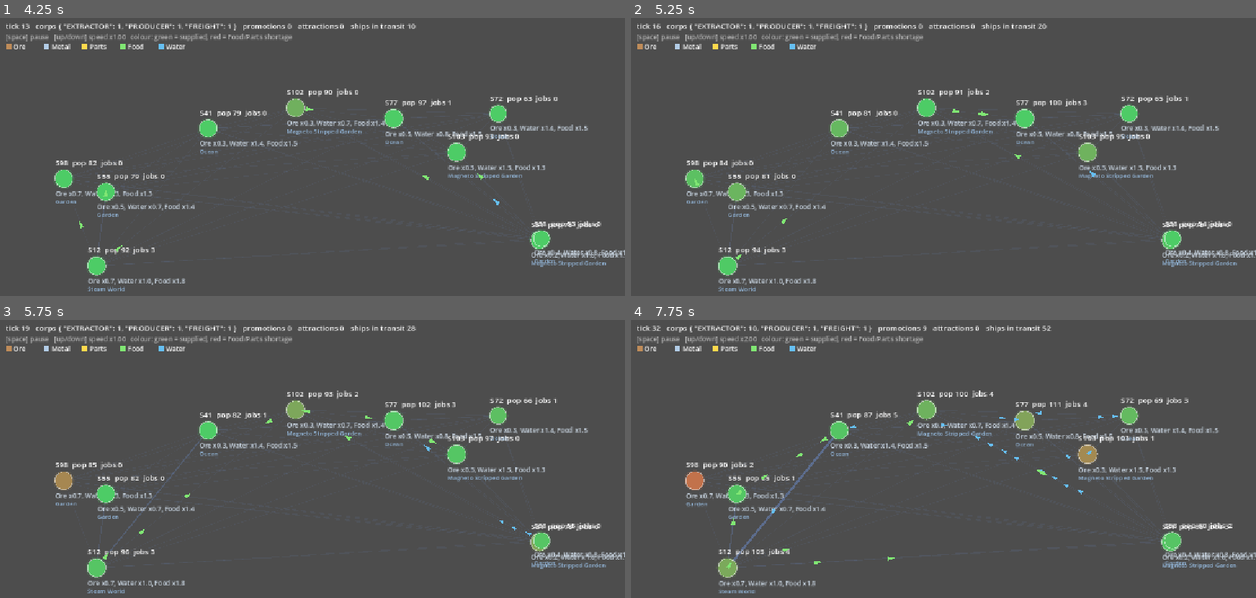
Above: before the commit, frames 1-4 (two rows, left to right).
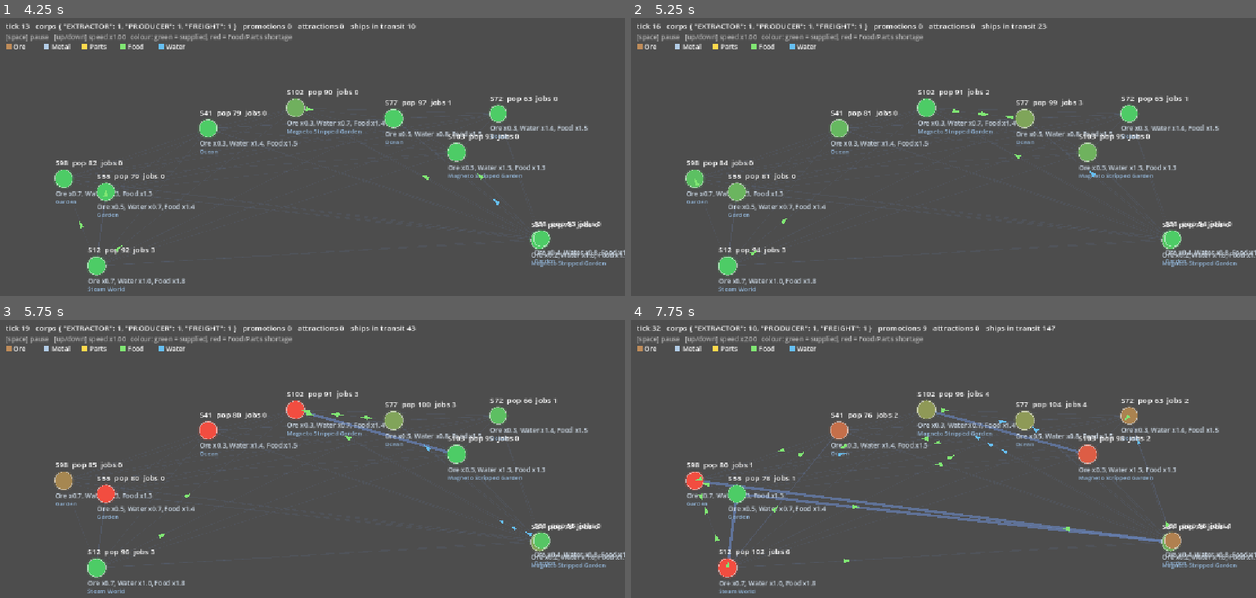
Above: after the commit, the same moments.

Repository: ElectroEsper/galaxy-generator
Game: Godot game, scene res://economy_proto/economy_view.tscn
Two runs of this game, one before a commit and one after it. Both use one fixed random seed, a clock stepped at 60 frames per second and the inputs below. This scene is started directly instead of the project's main scene.
Inputs:
- Up to frame 1 (4.25 s): tap Enter at 0.5, 2, 3.5 s; hold Up 0.53-1.28 s; tap Space at 0.77, 1.25, 1.52, 2.75, 3.02, 3.77 s; hold Down 1.28-2.03 s; hold Up 2.03-3.53 s; hold Down from 3.53 s (still down)
- Up to frame 2 (5.25 s): keep holding Down; tap Space at 4.52, 5 s
- Up to frame 3 (5.75 s): keep holding Down
- Up to frame 4 (7.75 s): release Down at 5.78 s; hold Up from 5.78 s (still down); tap Space at 6.02, 6.77, 7.52 s

Frame 1 is identical in both runs. In frame 2, 0.3% of the frame differs, in the area x 16-73%, y 2-88%; in frame 3, 1.3%; in frame 4, 5.1%, in the area x 8-100%, y 1-99%.

Commit message:
Remove freight fleet and corporation caps, rerun 100-planet test
Co-Authored-By: Claude Opus 5.5 <noreply@anthropic.com>
Claude-Session: https://claude.ai/code/session_011shSnrHMjVZ7qaqpxEfch4

Diff:
--- /dev/null
+++ b/docs/economy_results/run_uncapped.csv
@@ -0,0 +1,151 @@
+tick,pop,colonies_with_jobs,in_shortage,avg_ore,avg_metal,avg_parts,avg_food,extractors,producers,freight,facilities,ships,promotions,attractions,avg_level,upgrades,hydro_facilities,food_extractors,avg_water,water_sites
+4,5587,0,0,1.00,1.04,1.64,4.25,1,1,1,0,0,0,0,0.00,0,0,0,2.32,45
+8,5699,1,0,1.00,1.15,2.19,6.83,1,1,1,2,0,0,0,1.50,1,0,2,3.42,45
+12,5811,1,0,1.00,1.25,2.58,9.96,1,1,1,3,3,0,0,2.33,4,1,2,4.46,45
+16,5898,3,13,1.00,1.34,2.90,19.42,1,1,1,4,7,0,0,2.75,7,2,2,5.80,45
+20,5911,4,22,1.00,1.41,3.17,31.12,1,1,1,6,11,0,0,2.17,7,2,4,7.88,45
+24,5876,5,42,1.00,1.47,3.40,44.36,6,1,1,12,15,2,3,2.00,12,2,5,13.95,45
+28,5777,9,48,1.00,1.52,3.64,54.26,10,1,1,25,19,3,6,2.00,25,4,5,17.35,45
+32,5637,16,70,1.00,1.55,3.92,63.55,17,3,1,65,23,8,10,1.54,35,9,5,26.16,45
+36,5447,27,74,1.00,1.57,4.32,76.80,27,7,1,126,27,18,14,1.44,55,24,5,31.82,45
+40,5274,48,76,1.00,1.59,5.21,78.35,48,11,1,225,31,39,18,1.37,83,46,54,48.57,45
+44,5146,52,85,1.00,1.64,8.87,81.69,48,11,1,284,35,39,18,1.35,99,60,57,47.84,45
+48,5027,52,94,1.00,2.71,8.64,90.19,48,11,1,313,39,39,18,1.39,121,60,57,46.32,45
+52,4918,56,95,1.00,2.81,10.22,89.28,48,11,1,343,43,39,18,1.38,130,68,57,42.42,45
+56,4839,60,93,1.03,4.05,12.57,85.96,48,11,1,372,47,39,18,1.37,138,72,57,39.41,45
+60,4781,59,90,1.20,4.40,13.86,86.07,48,11,1,396,51,39,18,1.35,139,69,57,35.04,45
+64,4734,60,90,1.42,5.53,16.37,86.00,48,11,1,403,55,39,18,1.35,148,64,57,31.13,45
+68,4698,61,93,1.48,7.86,19.78,86.16,49,10,1,431,59,40,18,1.38,172,63,56,25.37,45
+72,4675,62,93,1.76,8.99,22.27,84.87,49,10,1,460,63,40,18,1.39,191,66,51,24.06,45
+76,4675,63,92,2.12,11.94,24.22,81.18,49,10,1,485,67,40,18,1.39,204,73,45,22.83,45
+80,4695,63,91,2.98,13.27,24.93,80.15,49,10,1,519,71,40,18,1.40,231,73,44,19.09,45
+84,4739,64,90,3.51,18.26,28.03,77.11,49,10,1,551,75,40,18,1.41,246,73,44,16.84,45
+88,4809,64,91,3.19,15.30,29.46,72.88,49,9,1,584,79,40,18,1.42,268,71,44,14.11,45
+92,4906,66,89,4.23,17.50,31.44,66.57,49,10,1,623,83,40,19,1.48,325,80,42,11.37,45
+96,5038,67,87,5.40,18.11,34.96,59.26,49,10,1,695,87,40,19,1.50,379,83,42,11.29,45
+100,5199,69,73,6.82,20.22,36.62,55.96,49,10,1,726,91,40,19,1.54,427,95,35,10.82,45
+104,5367,71,68,7.20,21.19,41.22,51.01,49,10,1,776,95,40,19,1.56,469,102,34,10.14,45
+108,5546,72,61,7.78,28.27,42.00,48.20,49,10,1,813,99,40,19,1.58,509,119,28,13.93,45
+112,5726,72,65,9.25,39.54,45.79,48.57,49,10,1,854,103,40,19,1.58,537,128,28,9.22,45
+116,5911,72,64,10.96,35.38,50.11,46.89,49,10,1,894,107,40,19,1.61,589,138,28,10.32,45
+120,6104,72,65,12.57,38.46,54.11,48.91,49,10,1,940,111,40,19,1.61,619,141,28,11.56,45
+124,6302,72,66,11.88,42.83,56.46,49.28,49,10,1,1017,115,40,19,1.59,647,153,28,10.88,45
+128,6522,72,87,13.25,48.66,58.97,49.33,49,10,1,1069,119,40,19,1.64,728,162,28,10.11,45
+132,6745,72,94,14.56,56.42,61.21,51.85,49,10,1,1121,123,40,19,1.70,835,162,28,9.99,45
+136,6962,72,95,15.59,62.83,63.41,55.17,49,10,1,1169,127,40,19,1.73,896,162,28,10.77,45
+140,7187,72,95,16.86,66.39,66.13,54.17,49,10,1,1229,131,40,19,1.73,944,174,28,12.15,45
+144,7412,74,95,18.01,69.05,67.55,56.62,49,10,1,1265,135,40,19,1.77,1016,189,28,11.71,45
+148,7600,76,97,18.89,71.33,70.52,62.34,49,10,1,1288,139,40,19,1.80,1079,204,41,11.69,45
+152,7758,78,99,21.33,73.19,73.13,64.22,49,10,1,1329,143,40,19,1.80,1107,214,43,13.19,45
+156,7887,79,97,21.67,78.91,74.03,66.66,49,10,1,1354,147,40,19,1.83,1174,211,53,13.62,45
+160,7990,81,97,23.55,81.33,75.99,67.24,49,10,1,1382,151,40,19,1.85,1222,212,59,14.69,45
+164,8103,82,96,22.71,80.96,76.09,67.92,49,10,1,1419,155,40,19,1.88,1296,219,59,13.87,45
+168,8200,84,94,22.97,79.66,78.41,69.72,49,10,1,1453,159,40,19,1.88,1339,228,59,15.24,45
+172,8275,85,97,23.94,81.76,79.67,73.27,49,10,1,1472,163,40,19,1.89,1373,235,59,15.19,45
+176,8332,88,94,23.93,82.34,81.49,72.78,49,10,1,1494,167,40,19,1.90,1404,241,59,15.57,45
+180,8397,91,94,23.62,84.01,81.10,73.06,49,10,1,1511,171,40,19,1.93,1462,245,59,15.55,45
+184,8459,94,93,24.35,79.99,83.03,75.64,49,10,1,1541,175,40,19,1.93,1498,250,59,13.73,45
+188,8529,95,92,23.96,80.99,84.66,75.67,49,10,1,1546,179,40,19,1.96,1555,252,59,14.58,45
+192,8613,96,95,24.97,79.05,86.41,75.91,49,10,1,1571,183,40,19,1.97,1606,259,59,14.49,45
+196,8708,97,95,26.24,77.79,87.94,74.73,49,10,1,1582,187,40,19,1.98,1642,261,59,14.31,45
+200,8794,97,97,26.39,79.77,86.66,76.03,49,10,1,1595,191,40,19,1.99,1670,266,59,13.52,45
+204,8873,99,96,28.39,78.72,87.42,75.54,49,10,1,1598,195,40,19,2.00,1692,271,59,12.92,45
+208,8942,98,97,30.96,76.30,90.69,79.43,49,10,1,1624,199,40,19,1.99,1703,271,59,14.84,45
+212,8993,97,99,31.47,74.98,92.09,81.84,49,10,1,1632,203,40,19,2.00,1744,271,59,14.03,45
+216,9052,97,99,33.24,73.33,90.71,81.02,49,10,1,1616,207,40,19,2.02,1773,271,59,15.36,45
+220,9096,97,99,34.05,75.56,90.67,81.33,49,10,1,1636,211,40,19,2.01,1785,272,59,14.71,45
+224,9134,98,99,34.38,77.80,90.29,83.51,49,10,1,1631,215,40,19,2.01,1794,279,59,13.91,45
+228,9191,97,99,34.53,76.07,91.21,79.85,49,10,1,1632,219,40,19,2.02,1810,284,59,14.20,45
+232,9273,97,99,35.17,76.67,91.81,77.46,49,10,1,1654,223,40,19,2.01,1820,284,59,14.86,45
+236,9361,97,100,37.95,74.68,91.24,78.62,49,10,1,1682,227,40,19,2.01,1859,284,59,16.25,45
+240,9456,96,100,39.00,71.27,90.70,79.54,49,10,1,1734,231,40,19,2.01,1898,284,59,16.76,45
+244,9569,97,100,39.22,71.43,91.73,76.23,49,10,1,1759,235,40,19,2.03,1966,284,59,17.41,45
+248,9672,97,100,40.22,71.56,90.43,77.27,49,10,1,1771,239,40,19,2.03,1992,288,59,17.79,45
+252,9771,97,100,39.31,71.75,90.04,77.71,49,10,1,1769,243,40,19,2.07,2051,288,59,17.42,45
+256,9845,97,100,40.37,66.90,91.05,79.22,49,10,1,1797,247,40,19,2.07,2080,288,59,18.32,45
+260,9928,97,100,43.00,68.88,87.85,76.69,49,10,1,1808,251,40,19,2.07,2115,295,59,15.97,45
+264,10014,97,99,40.59,67.07,86.78,76.16,49,10,1,1824,255,40,19,2.08,2174,296,59,16.49,45
+268,10100,99,99,40.81,63.10,86.32,75.74,49,10,1,1826,259,40,19,2.10,2213,296,59,17.23,45
+272,10180,99,99,40.54,61.54,88.41,76.50,49,10,1,1812,263,40,19,2.11,2247,296,59,17.34,45
+276,10271,100,99,40.63,62.43,86.76,75.21,49,10,1,1810,267,40,19,2.14,2306,295,59,16.99,45
+280,10348,100,98,40.74,60.70,85.78,73.13,49,10,1,1813,271,40,19,2.16,2344,296,59,17.00,45
+284,10434,100,99,38.38,61.55,83.08,72.96,49,10,1,1794,275,40,19,2.16,2366,294,59,17.45,45
+288,10525,99,98,37.87,60.28,86.77,71.43,49,10,1,1789,279,40,19,2.19,2413,295,59,18.12,45
+292,10586,100,97,36.11,60.20,86.30,72.60,49,10,1,1771,283,40,19,2.20,2447,296,59,16.91,45
+296,10626,99,99,35.48,62.61,86.13,73.61,49,10,1,1772,287,40,19,2.22,2474,293,59,17.39,45
+300,10647,98,99,34.15,61.67,86.53,73.34,49,10,1,1753,291,40,19,2.23,2499,289,59,17.65,45
+304,10640,99,100,33.45,61.71,86.58,75.95,49,10,1,1760,295,40,19,2.24,2527,285,59,15.15,45
+308,10624,99,100,32.88,61.28,85.87,76.36,49,10,1,1777,299,40,19,2.24,2547,292,59,16.82,45
+312,10628,99,100,30.36,62.50,84.94,77.76,49,10,1,1778,303,40,19,2.25,2576,292,59,16.47,45
+316,10612,99,100,30.78,57.49,85.36,78.43,49,10,1,1786,307,40,19,2.26,2605,300,59,14.65,45
+320,10638,99,100,31.27,55.29,85.00,75.36,49,10,1,1795,311,40,19,2.25,2620,300,59,15.09,45
+324,10680,100,100,31.31,57.57,84.82,76.11,49,10,1,1810,315,40,19,2.25,2640,301,59,15.65,45
+328,10714,100,100,32.01,56.85,81.94,76.36,49,10,1,1824,319,40,19,2.25,2663,311,59,14.09,45
+332,10786,100,99,33.41,55.83,83.69,74.60,49,10,1,1853,323,40,19,2.23,2675,314,59,13.79,45
+336,10858,100,100,33.84,58.23,84.92,72.64,49,10,1,1859,327,40,19,2.24,2700,314,59,16.47,45
+340,10914,100,100,34.54,56.94,83.88,73.51,49,10,1,1861,331,40,19,2.26,2736,318,59,14.56,45
+344,10964,100,100,34.63,57.83,87.23,74.94,49,10,1,1868,335,40,19,2.27,2770,325,59,16.18,45
+348,10990,100,100,35.39,60.28,83.62,77.35,49,10,1,1876,339,40,19,2.28,2795,333,59,15.02,45
+352,11004,100,99,34.07,55.77,84.20,77.74,49,10,1,1876,343,40,19,2.30,2839,333,59,14.71,45
+356,11028,100,100,34.73,57.54,84.62,76.12,49,10,1,1866,347,40,19,2.32,2873,332,59,13.52,45
+360,11073,100,98,35.39,59.48,83.02,73.06,49,10,1,1865,351,40,19,2.33,2904,333,59,15.20,45
+364,11113,100,99,35.47,58.94,85.90,71.79,49,10,1,1865,355,40,19,2.34,2929,335,59,13.73,45
+368,11147,100,99,35.94,57.40,83.48,73.56,49,10,1,1853,359,40,19,2.37,2971,335,59,14.21,45
+372,11161,100,98,36.09,60.07,84.42,75.33,49,10,1,1846,363,40,19,2.39,3003,336,59,14.92,45
+376,11141,99,99,36.22,61.13,86.50,75.97,49,10,1,1834,367,40,19,2.40,3013,337,59,15.47,45
+380,11123,99,99,37.48,58.90,84.47,77.40,49,10,1,1844,371,40,19,2.41,3048,337,59,15.60,45
+384,11099,99,99,38.08,57.07,85.51,76.87,49,10,1,1839,375,40,19,2.41,3070,337,59,17.08,45
+388,11057,99,100,37.46,59.95,83.80,80.69,49,10,1,1836,379,40,19,2.42,3090,337,59,15.87,45
+392,11031,100,100,38.75,57.38,84.89,77.41,49,10,1,1838,383,40,19,2.42,3107,337,59,16.93,45
+396,11004,100,100,37.93,60.11,86.50,76.86,49,10,1,1823,387,40,19,2.44,3121,333,59,15.81,45
+400,10977,100,100,37.33,59.37,85.22,77.58,49,10,1,1818,391,40,19,2.45,3144,333,59,15.45,45
+404,10939,100,100,37.13,58.03,84.35,77.04,49,10,1,1785,395,40,19,2.49,3167,333,59,18.08,45
+408,10903,100,100,35.83,61.18,83.12,78.34,49,10,1,1772,399,40,19,2.50,3195,333,59,17.25,45
+412,10886,99,100,37.45,57.06,87.29,76.13,49,10,1,1793,403,40,19,2.49,3217,333,59,14.10,45
+416,10869,98,100,37.20,56.65,85.46,77.73,49,10,1,1764,407,40,19,2.51,3233,333,59,14.48,45
+420,10858,98,100,36.74,59.49,83.79,76.62,49,10,1,1774,411,40,19,2.51,3243,333,59,16.17,45
+424,10847,98,100,37.04,60.32,82.30,78.32,49,10,1,1806,415,40,19,2.49,3257,333,59,14.91,45
+428,10855,99,100,38.09,57.22,83.64,76.20,49,10,1,1813,419,40,19,2.48,3272,333,59,14.06,45
+432,10871,100,100,39.24,57.81,82.80,76.41,49,10,1,1828,423,40,19,2.45,3274,333,59,15.93,45
+436,10857,100,100,39.20,56.52,83.06,78.93,49,10,1,1837,427,40,19,2.44,3281,333,59,16.70,45
+440,10842,100,100,39.32,61.11,83.27,78.65,49,10,1,1840,431,40,19,2.45,3296,333,59,17.09,45
+444,10829,100,100,41.52,62.39,82.88,78.44,49,10,1,1848,435,40,19,2.45,3310,333,59,17.14,45
+448,10817,100,99,43.08,61.26,83.83,78.77,49,10,1,1863,439,40,19,2.44,3324,333,59,18.37,45
+452,10810,100,100,43.19,60.87,83.42,80.51,49,10,1,1852,443,40,19,2.47,3373,333,59,17.86,45
+456,10793,100,99,42.90,60.28,84.67,79.97,49,10,1,1851,447,40,19,2.49,3397,333,59,18.93,45
+460,10799,100,99,43.58,58.34,84.13,76.03,49,10,1,1879,451,40,19,2.48,3416,333,59,16.62,45
+464,10812,100,100,43.64,60.13,84.92,80.16,49,10,1,1867,455,40,19,2.50,3442,333,59,15.79,45
+468,10808,100,100,43.85,56.93,85.64,77.37,49,10,1,1870,459,40,19,2.50,3448,333,59,17.19,45
+472,10810,99,100,42.75,60.28,85.47,77.45,49,10,1,1859,463,40,19,2.51,3453,333,59,18.02,45
+476,10808,99,100,42.40,62.63,85.27,77.85,49,10,1,1839,467,40,19,2.53,3459,333,59,16.30,45
+480,10820,99,100,40.97,61.99,82.76,78.25,49,10,1,1848,471,40,19,2.52,3461,333,59,18.15,45
+484,10816,99,100,42.06,60.20,85.30,78.38,49,10,1,1840,475,40,19,2.53,3463,333,59,17.02,45
+488,10799,100,99,41.72,62.68,85.39,80.31,49,10,1,1837,479,40,19,2.54,3490,333,59,19.21,45
+492,10763,99,99,42.66,61.41,83.82,81.23,49,10,1,1832,483,40,19,2.53,3504,331,59,19.26,45
+496,10742,99,100,41.83,63.36,83.53,80.59,49,10,1,1818,487,40,19,2.56,3536,331,59,18.76,45
+500,10710,99,99,42.69,63.33,85.15,77.53,49,10,1,1827,491,40,19,2.57,3565,331,59,17.73,45
+504,10704,99,100,41.94,63.01,82.16,81.17,49,10,1,1820,495,40,19,2.57,3568,331,59,18.68,45
+508,10695,98,100,41.52,63.87,84.79,79.10,49,10,1,1810,499,40,19,2.58,3583,331,59,16.58,45
+512,10690,97,100,39.80,61.60,86.42,80.37,49,10,1,1796,503,40,19,2.59,3594,331,59,17.78,45
+516,10670,97,100,39.67,62.13,82.52,81.32,49,10,1,1805,507,40,19,2.58,3598,331,59,19.12,45
+520,10651,98,100,40.90,59.56,87.12,80.93,49,10,1,1818,511,40,19,2.57,3601,331,59,17.89,45
+524,10644,98,100,39.98,61.47,82.11,81.28,49,10,1,1811,515,40,19,2.58,3602,331,59,18.83,45
+528,10638,99,100,41.67,61.54,83.71,80.04,49,10,1,1828,519,40,19,2.56,3604,331,59,20.93,45
+532,10631,99,100,42.61,65.33,82.65,80.90,49,10,1,1845,523,40,19,2.55,3609,331,59,21.98,45
+536,10631,99,100,42.28,67.84,80.64,79.19,49,10,1,1845,527,40,19,2.55,3611,331,59,23.29,45
+540,10640,99,100,43.60,67.36,76.56,81.96,49,10,1,1816,531,40,19,2.59,3637,331,59,22.38,45
+544,10645,99,100,43.32,67.65,81.72,80.17,49,10,1,1816,535,40,19,2.59,3637,331,59,22.28,45
+548,10675,99,99,44.36,66.25,82.91,79.14,49,10,1,1821,539,40,19,2.59,3652,331,59,18.05,45
+552,10710,99,99,44.37,65.47,82.24,77.63,49,10,1,1810,543,40,19,2.61,3667,331,59,19.10,45
+556,10721,99,98,42.68,68.33,82.33,77.97,49,10,1,1820,547,40,19,2.61,3678,331,59,16.24,45
+560,10741,99,99,43.06,66.35,80.97,77.22,49,10,1,1820,551,40,19,2.61,3679,331,59,17.30,45
+564,10752,99,99,43.77,65.14,83.09,77.02,49,10,1,1820,555,40,19,2.61,3698,331,59,16.03,45
+568,10763,99,99,42.49,64.58,81.95,77.40,49,10,1,1814,559,40,19,2.62,3706,331,59,14.12,45
+572,10780,99,99,42.44,62.85,86.78,76.94,49,10,1,1821,563,40,19,2.60,3709,331,59,14.84,45
+576,10789,99,100,42.22,63.42,81.61,77.23,49,10,1,1821,567,40,19,2.60,3710,331,59,16.28,45
+580,10798,99,99,43.57,63.55,81.91,76.74,49,10,1,1818,571,40,19,2.61,3711,331,59,16.04,45
+584,10810,99,99,42.30,62.32,82.39,75.77,49,10,1,1816,575,40,19,2.61,3726,331,59,18.02,45
+588,10810,99,100,42.53,60.88,82.83,78.47,49,10,1,1807,579,40,19,2.62,3735,331,59,18.11,45
+592,10789,99,100,40.60,64.00,83.15,79.50,49,10,1,1792,583,40,19,2.64,3758,331,59,17.85,45
+596,10758,99,100,40.98,62.61,83.28,78.11,49,10,1,1801,587,40,19,2.63,3767,331,59,19.76,45
+600,10740,99,100,39.46,61.23,82.68,79.84,49,10,1,1809,591,40,19,2.63,3783,331,59,18.18,45
--- a/economy_proto/corporation.gd
+++ b/economy_proto/corporation.gd
@@ -291,8 +291,8 @@
 	utilisation = 0.8 * utilisation + 0.2 * (float(done) / float(voyages))
 	cash -= SHIP_UPKEEP * (1 + ships)
 	# Fleet grows only while it is actually busy, and shrinks when idle.
-	var fleet_cap : int = maxi(3, markets.size() / 4)   # lanes, not cash, limit how many ships are useful
-	if cash > CAPEX * 3.0 and utilisation > 0.85 and ships < fleet_cap:
+	# No fleet cap: cash and utilisation alone decide.
+	if cash > CAPEX * 3.0 and utilisation > 0.85:
 		cash -= CAPEX; ships += 1
 	elif utilisation < 0.25 and ships > 0:
 		ships -= 1
--- a/economy_proto/economy_sim.gd
+++ b/economy_proto/economy_sim.gd
@@ -21,7 +21,6 @@
 @export var all_planets : bool = false     # true: every generated planet is a colony (galaxy_colonies = how many)
 var max_corps : int = 12
 var growth_enabled : bool = true
-const MAX_FREIGHT_CORPS := 4
 
 func _ready() -> void:
 	setup()
@@ -130,7 +129,7 @@
 	for k in corps:
 		if k.kind == Corporation.Kind.FREIGHT:
 			fr += k.utilisation; fn += 1
-	if fn == 0 or (fn < MAX_FREIGHT_CORPS and fr / fn > 0.85 and randf() < 0.3):
+	if fn == 0 or (fr / fn > 0.85 and randf() < 0.3):
 		return Corporation.Kind.FREIGHT
 	var raw_unmet : float = 0.0
 	var proc_unmet : float = 0.0
Binary file added: docs/economy_results/fig9_freight_uncapped.png
